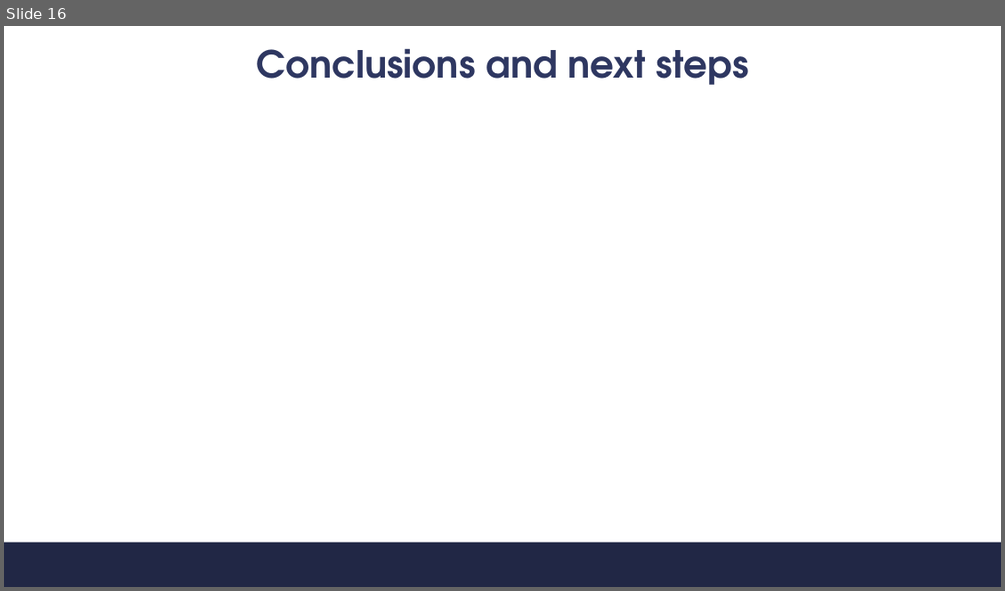
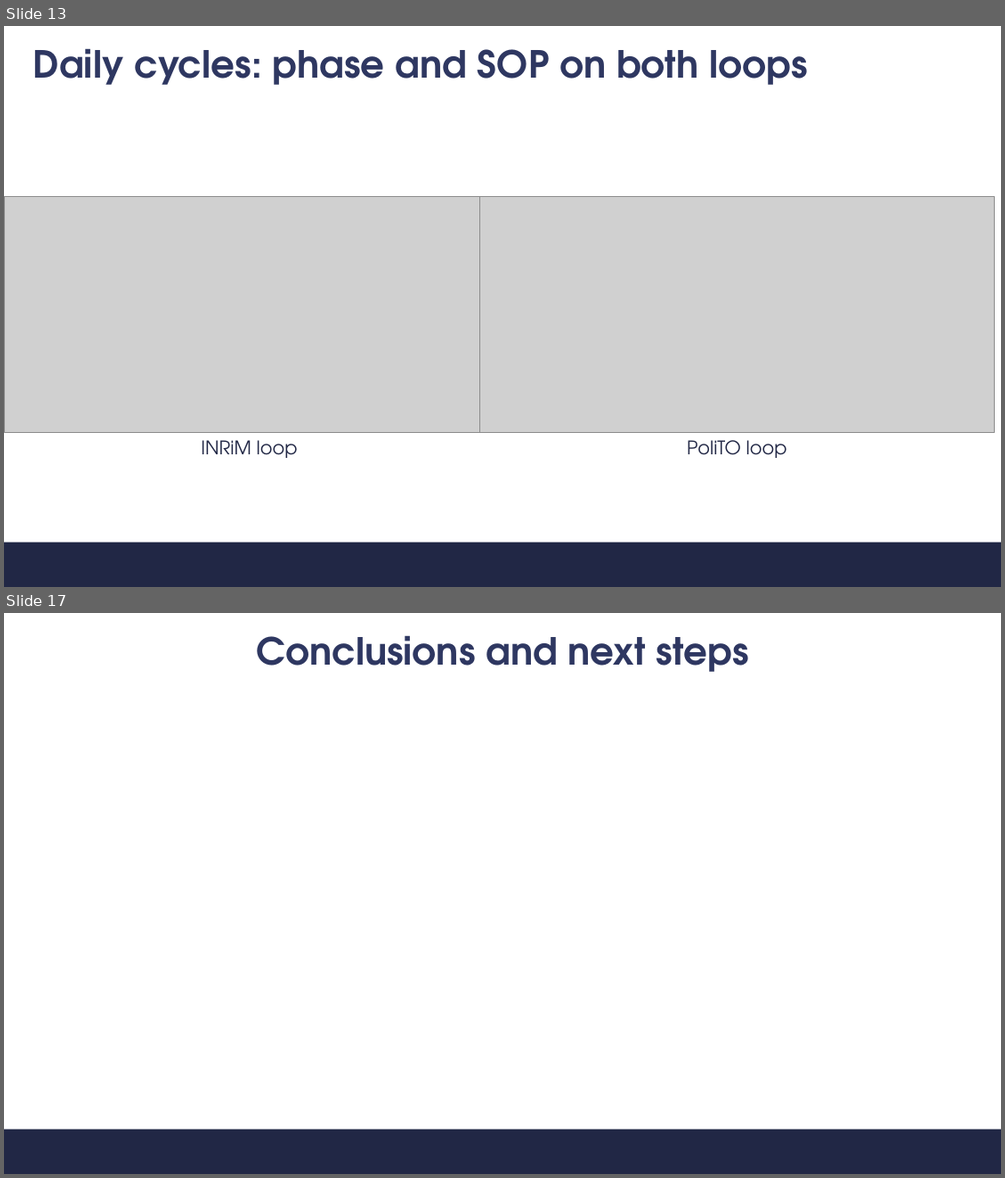
Before and after one commit to s347960/Presentazione, a slide deck: Discussione.pptx. Shown one above the other, each under a label of ours: slide 16 before the commit, slides 13 and 17 after it; the slides between them are not shown. The pictures are 1005x591 and 1005x1178 pixels, drawn with LibreOffice and Linux fonts; fonts in the diff are those of the drawing; grey boxes stand for pictures; background and template pictures are left out. Boxes give left, top, right and bottom in pixels: in the first picture for what was removed or moved away, otherwise in the second. Text is boxed around its words. In the diff, an @@ line names an element or a change of style, - is before the commit and + after.

```diff
--- a/Discussione.pptx
+++ b/Discussione.pptx
@@ slide 13 added at bbox=[4, 26, 1001, 587], background #FFFFFF; not listed: 1 template element that a slide beside it also shows @@
@@ title added at bbox=[33, 48, 808, 85], 36 pt, text #2E3761, bold @@
+Daily cycles: phase and SOP on both loops
@@ picture added at bbox=[4, 197, 494, 432] @@
@@ picture added at bbox=[480, 197, 994, 432] @@
@@ text added at bbox=[201, 440, 298, 458], 18 pt, text #212745 @@
+INRiM loop
@@ text added at bbox=[687, 440, 787, 458], 18 pt, text #212745 @@
+PoliTO loop
@@ what was slide 16 is now slide 17 @@
```
Also in this commit, not shown: 4 slides changed, 6 other slides added, 6 slides removed, 6 other files.
